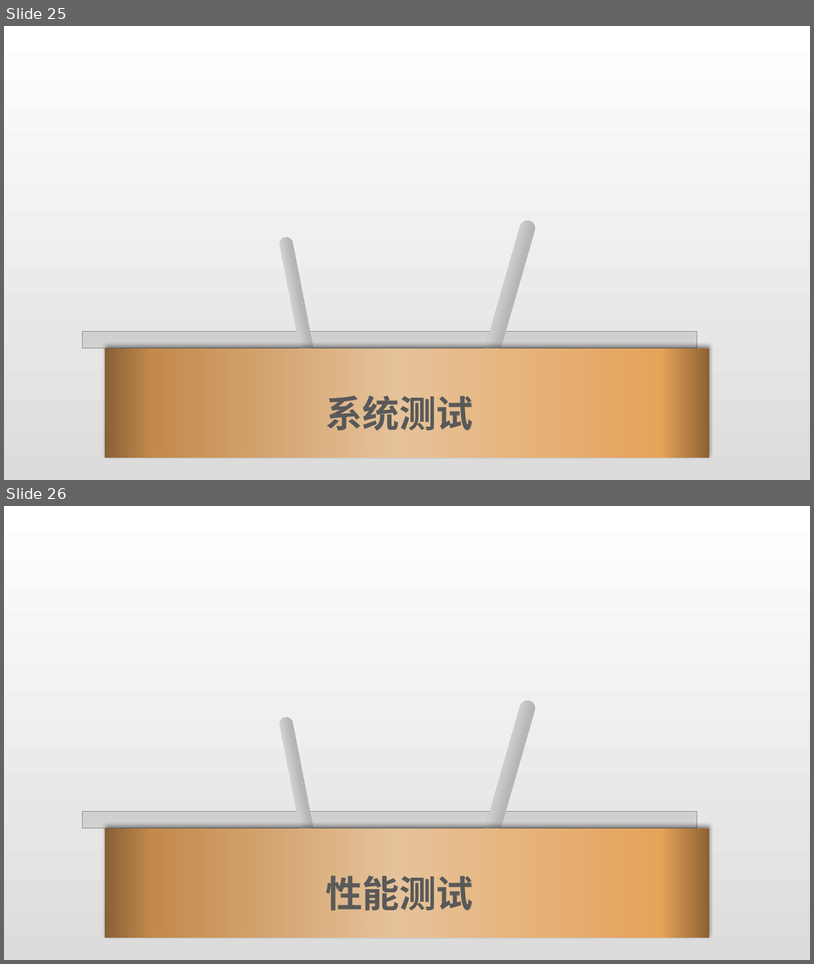
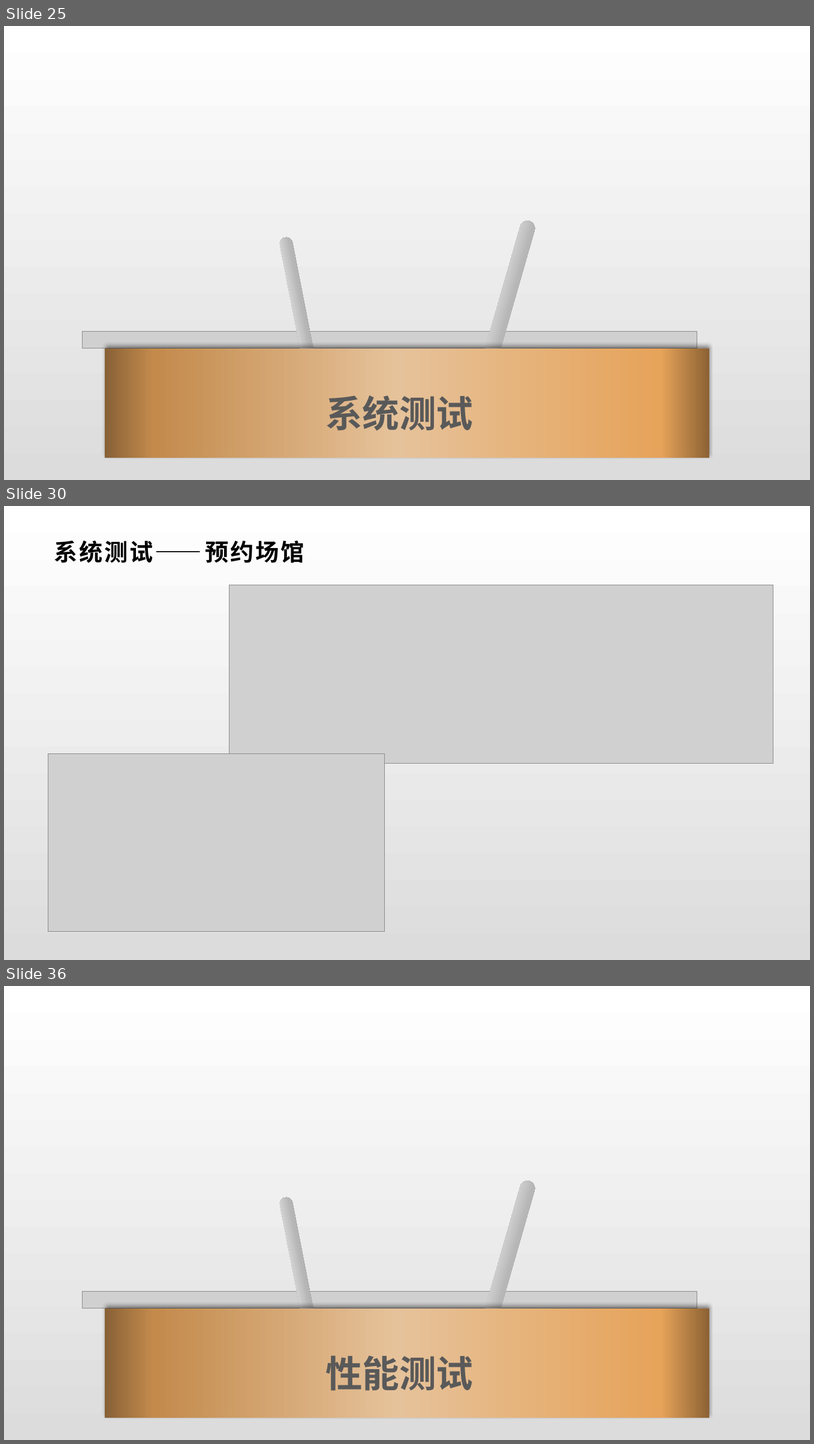
Before and after one commit to wangzh1998/MeetHere, a slide deck: Pre/Group-4-MeetHerePre.pptx. Shown one above the other, each under a label of ours: slides 25 and 26 before the commit, slides 25, 30 and 36 after it; the slides between them are not shown. The pictures are 814x964 and 814x1444 pixels, drawn with LibreOffice and Linux fonts; fonts in the diff are those of the drawing; grey boxes stand for pictures. Boxes give left, top, right and bottom in pixels: in the first picture for what was removed or moved away, otherwise in the second. Text is boxed around its words. In the diff, an @@ line names an element or a change of style, - is before the commit and + after.

```diff
--- a/Pre/Group-4-MeetHerePre.pptx
+++ b/Pre/Group-4-MeetHerePre.pptx
@@ slide 30 added at (4, 506, 810, 960), background gradient #FFFFFF to #DCDCDC @@
@@ text added at (54, 540, 304, 563), 28 pt, text #000000, bold @@
+系统测试——预约场馆
@@ picture added at (229, 585, 773, 763) @@
@@ picture added at (48, 753, 384, 931) @@
@@ what was slide 26 is now slide 36 @@
```
Also in this commit, not shown: 1 slide changed, 15 other slides added.
